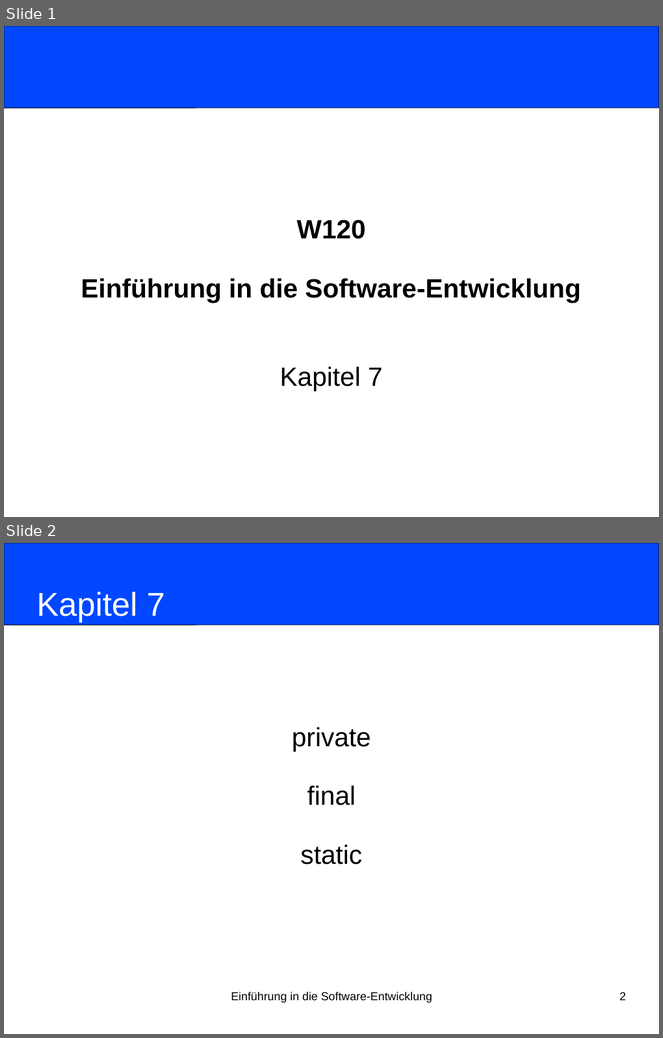
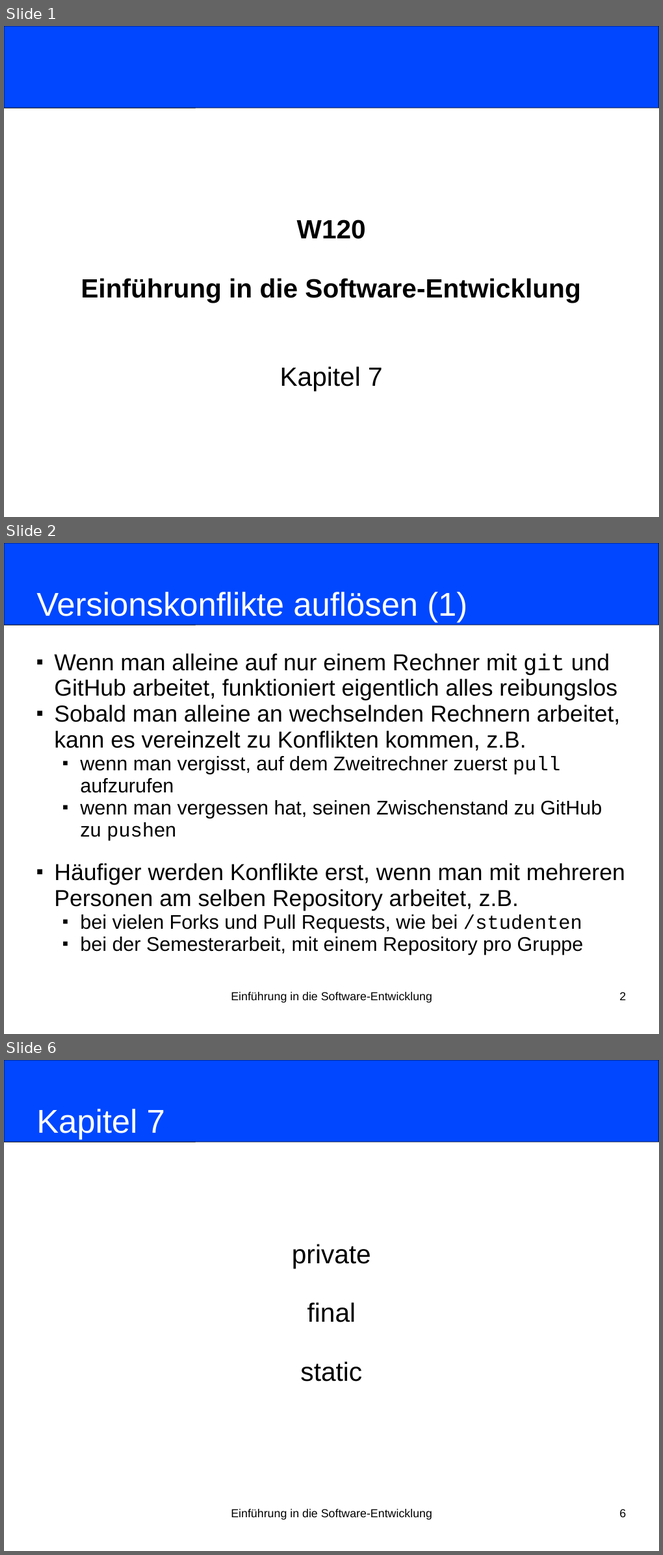
Before and after one commit to nordakademie-einfuehrung-java/vorlesungsskript, a slide deck: folien/Semester_03_Termin_08_Kapitel07.pptx. Shown one above the other, each under a label of ours: slides 1 and 2 before the commit, slides 1, 2 and 6 after it; the slides between them are not shown. The pictures are 663x1038 and 663x1555 pixels, drawn with LibreOffice and Linux fonts; fonts in the diff are those of the drawing. Boxes give left, top, right and bottom in pixels: in the first picture for what was removed or moved away, otherwise in the second. Text is boxed around its words. In the diff, an @@ line names an element or a change of style, - is before the commit and + after.

Commit message:
git konflikte hinzugefügt

```diff
--- a/folien/Semester_03_Termin_08_Kapitel07.pptx
+++ b/folien/Semester_03_Termin_08_Kapitel07.pptx
@@ slide 2 added at [4, 543, 659, 1034], background #FFFFFF @@
@@ rounded rectangle added at [4, 543, 659, 625], fill #0047FF, outline #000000 0.75 pt @@
@@ title added at [36, 592, 467, 622], 40 pt, text #FFFFFF @@
+Versionskonflikte auflösen (1)
@@ subtitle added at [54, 653, 625, 955], 28 pt, text #000000 @@
+■ Wenn man alleine auf nur einem Rechner mit git und GitHub arbeitet, funktioniert eigentlich alles reibungslos
+■ Sobald man alleine an wechselnden Rechnern arbeitet, kann es vereinzelt zu Konflikten kommen, z.B.
+  ■ wenn man vergisst, auf dem Zweitrechner zuerst pull aufzurufen
+  ■ wenn man vergessen hat, seinen Zwischenstand zu GitHub zu pushen
+■ Häufiger werden Konflikte erst, wenn man mit mehreren Personen am selben Repository arbeitet, z.B.
+  ■ bei vielen Forks und Pull Requests, wie bei /studenten
+  ■ bei der Semesterarbeit, mit einem Repository pro Gruppe
@@ text added at [231, 992, 432, 1003], 14 pt, text #000000 @@
+Einführung in die Software-Entwicklung
@@ page number added at [620, 992, 626, 1001], 14 pt, text #000000 @@
+2
@@ what was slide 2 is now slide 6 @@
@@ page number at [620, 1509, 626, 1518]: text changed @@
-2
+6
```
Also in this commit, not shown: 3 other slides added.
